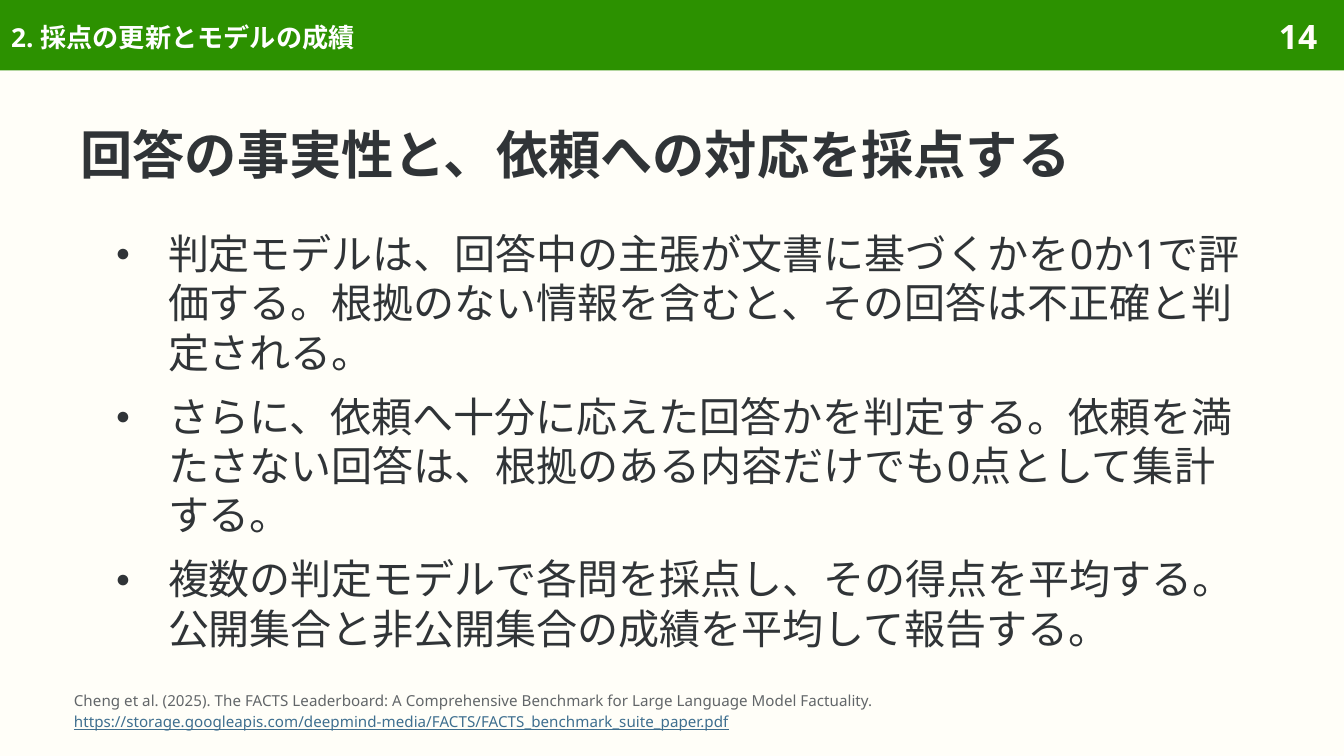
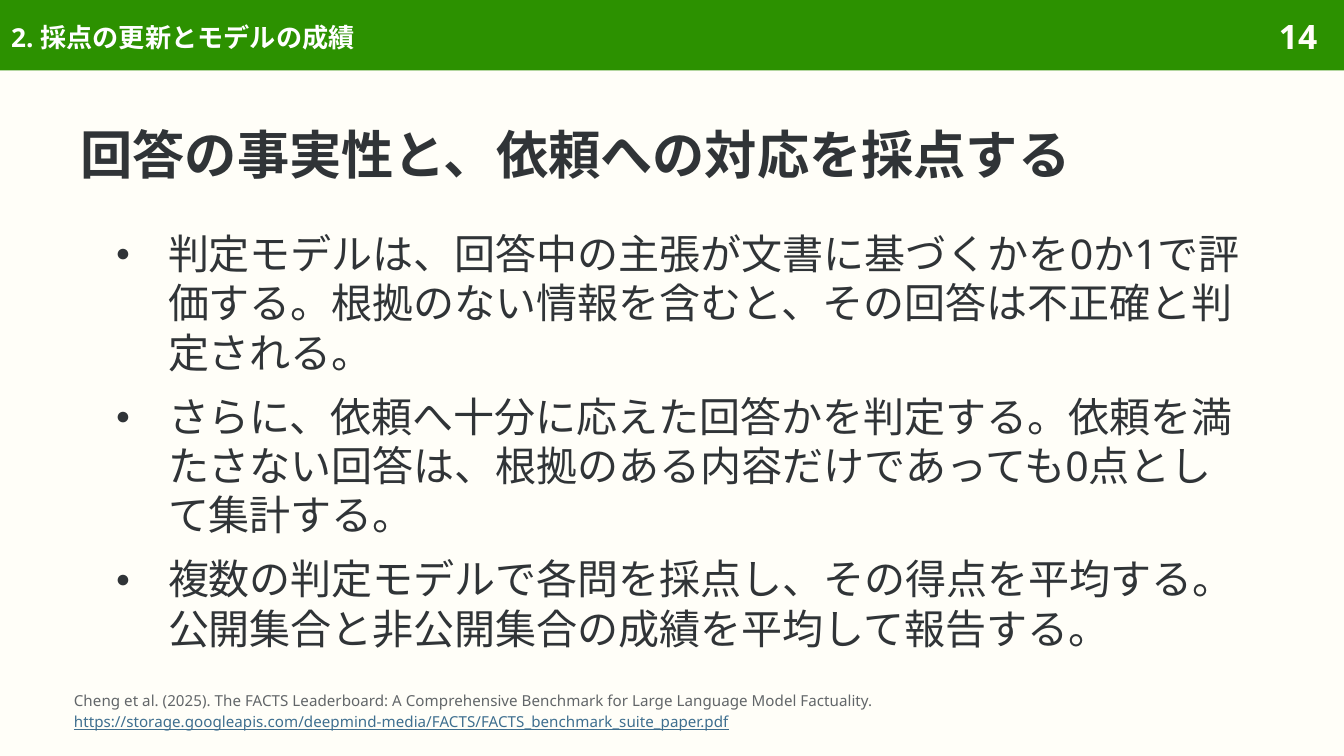
Before and after one commit to sasakiy84/datasets-in-10-minutes, a slide deck: slide 14 of slides/datasets-in-10-minutes-facts-grounding.pptx. Drawn at 1344x756 pixels with LibreOffice and Linux fonts; fonts in the diff are those of the drawing. Boxes give left, top, right and bottom in pixels: in the first picture for what was removed or moved away, otherwise in the second. Text is boxed around its words. In the diff, an @@ line names an element or a change of style, - is before the commit and + after.

```diff
--- a/slides/datasets-in-10-minutes-facts-grounding.pptx
+++ b/slides/datasets-in-10-minutes-facts-grounding.pptx
@@ text at [168,397,1233,534]: text changed @@
-● さらに、依頼へ十分に応えた回答かを判定する。依頼を満たさない回答は、根拠のある内容だけでも0点として集計する。
+● さらに、依頼へ十分に応えた回答かを判定する。依頼を満たさない回答は、根拠のある内容だけであっても0点として集計する。
```
Also in this commit, not shown: 16 other slides changed, 7 other files.
